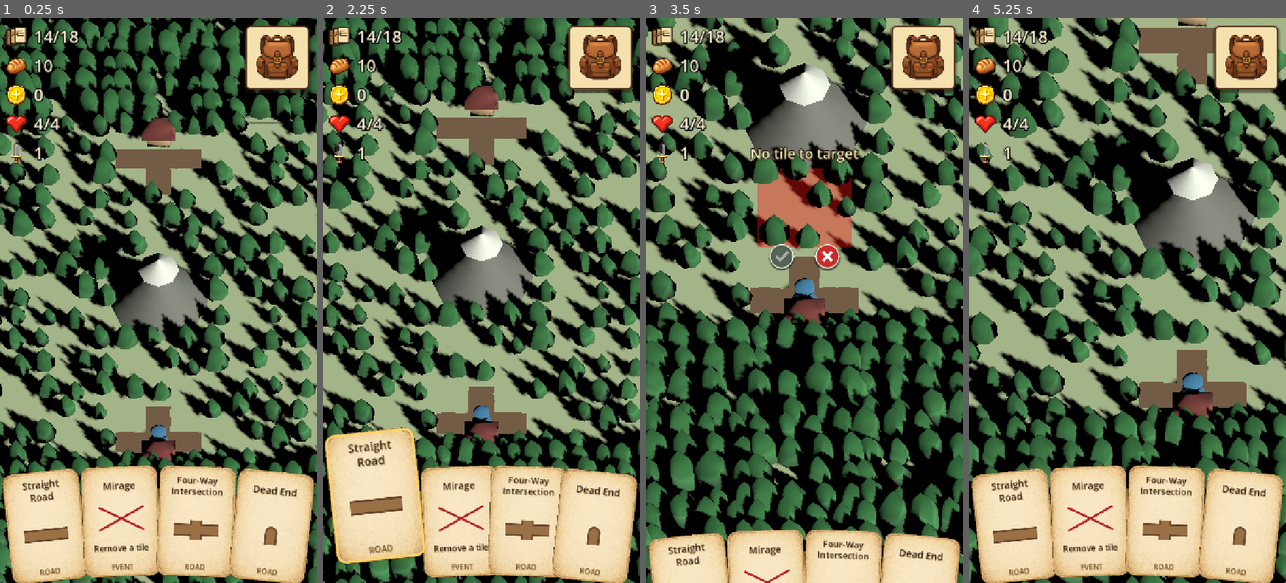
Above: before the commit, frames 1-4 (left to right).
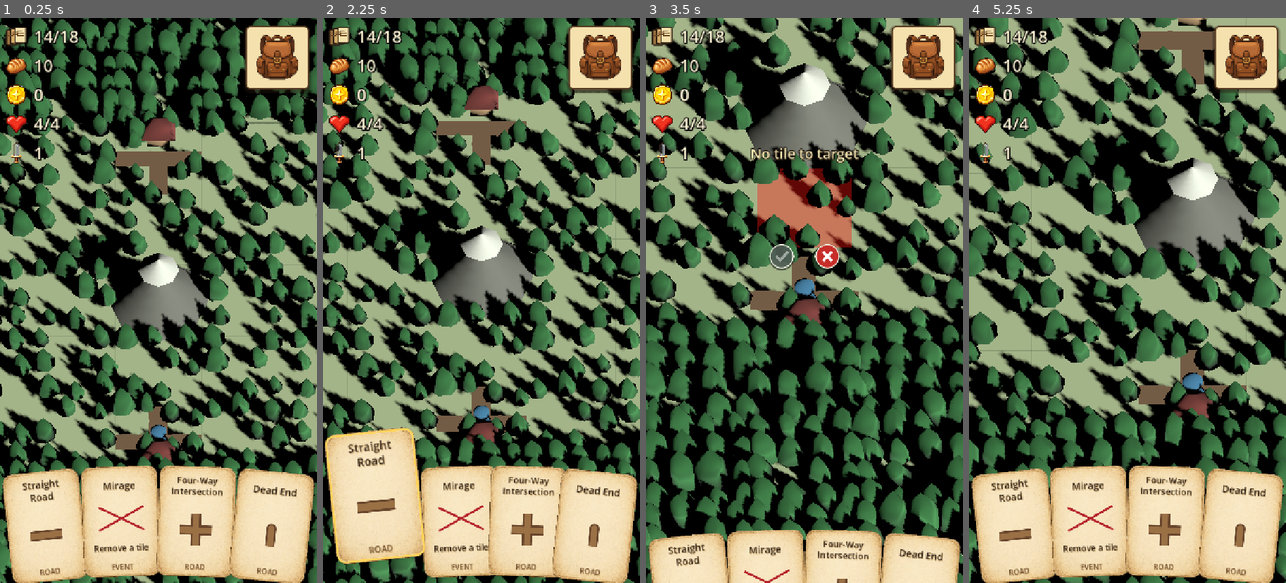
Above: after the commit, the same moments.

Repository: Reicher/The-Road-North
Game: Godot game, scene res://scenes/main.tscn
Two runs of this game, one before a commit and one after it. Both use one fixed random seed, a clock stepped at 60 frames per second and the inputs below.
Inputs (mouse positions are in pixels of both pictures, inside the frame that each line leads up to):
- Up to frame 1 (0.25 s): no input
- Up to frame 2 (2.25 s): click (367, 526) at 0.52 s; click (373, 498) at 1.27 s; click (367, 526) at 2.02 s
- Up to frame 3 (3.5 s): tap Enter (debug_complete_level) at 2.75 s; drag from (804, 509) to (836, 176) at 2.77 s
- Up to frame 4 (5.25 s): drag from (1064, 328) to (1111, 413) at 3.52 s; tap Space at 4.25 s; move the mouse to (1159, 176) at 4.27 s; click (1159, 176) at 4.42 s; click (1216, 351) at 5 s

The runs differ from the first frame. In frame 1, 4.4% of the frame differs, in the area x 7-88%, y 14-94%; in frame 2, 4.8%, in the area x 7-93%, y 7-94%; in frame 3, 3.0%; in frame 4, 4.7%.

Commit message:
Refine road art and map visuals

Diff:
--- a/assets/images/cards/card_art_road_corner.svg
+++ b/assets/images/cards/card_art_road_corner.svg
@@ -1,4 +1,4 @@
 <svg xmlns="http://www.w3.org/2000/svg" width="132" height="72" viewBox="0 0 132 72">
-  <path d="M60 14 A40 40 0 0 0 100 54" fill="none" stroke="#68452c" stroke-width="28" stroke-linecap="butt"/>
-  <path d="M60 14 A40 40 0 0 0 100 54" fill="none" stroke="#9a7045" stroke-width="20" stroke-linecap="butt"/>
+  <path d="M50 9 A43 43 0 0 0 93 52" fill="none" stroke="#68452c" stroke-width="22" stroke-linecap="butt"/>
+  <path d="M50 9 A43 43 0 0 0 93 52" fill="none" stroke="#9a7045" stroke-width="14" stroke-linecap="butt"/>
 </svg>
--- a/assets/images/cards/card_art_road_dead_end.svg
+++ b/assets/images/cards/card_art_road_dead_end.svg
@@ -1,6 +1,6 @@
 <svg xmlns="http://www.w3.org/2000/svg" width="132" height="72" viewBox="0 0 132 72">
-  <path d="M66 58 V31" fill="none" stroke="#68452c" stroke-width="28" stroke-linecap="butt"/>
-  <circle cx="66" cy="31" r="14" fill="#68452c"/>
-  <path d="M66 58 V31" fill="none" stroke="#9a7045" stroke-width="20" stroke-linecap="butt"/>
-  <circle cx="66" cy="31" r="10" fill="#9a7045"/>
+  <path d="M66 62 V21" fill="none" stroke="#68452c" stroke-width="22" stroke-linecap="butt"/>
+  <circle cx="66" cy="21" r="11" fill="#68452c"/>
+  <path d="M66 62 V21" fill="none" stroke="#9a7045" stroke-width="14" stroke-linecap="butt"/>
+  <circle cx="66" cy="21" r="7" fill="#9a7045"/>
 </svg>
--- a/assets/images/cards/card_art_road_four_way.svg
+++ b/assets/images/cards/card_art_road_four_way.svg
@@ -1,4 +1,4 @@
 <svg xmlns="http://www.w3.org/2000/svg" width="132" height="72" viewBox="0 0 132 72">
-  <path d="M16 36 H116 M66 14 V58" fill="none" stroke="#68452c" stroke-width="28" stroke-linecap="butt" stroke-linejoin="round"/>
-  <path d="M16 36 H116 M66 14 V58" fill="none" stroke="#9a7045" stroke-width="20" stroke-linecap="butt" stroke-linejoin="round"/>
+  <path d="M30 36 H102 M66 0 V72" fill="none" stroke="#68452c" stroke-width="22" stroke-linecap="butt" stroke-linejoin="round"/>
+  <path d="M30 36 H102 M66 0 V72" fill="none" stroke="#9a7045" stroke-width="14" stroke-linecap="butt" stroke-linejoin="round"/>
 </svg>
--- a/assets/images/cards/card_art_road_straight.svg
+++ b/assets/images/cards/card_art_road_straight.svg
@@ -1,4 +1,4 @@
 <svg xmlns="http://www.w3.org/2000/svg" width="132" height="72" viewBox="0 0 132 72">
-  <path d="M16 36 H116" fill="none" stroke="#68452c" stroke-width="28" stroke-linecap="butt"/>
-  <path d="M16 36 H116" fill="none" stroke="#9a7045" stroke-width="20" stroke-linecap="butt"/>
+  <path d="M30 36 H102" fill="none" stroke="#68452c" stroke-width="22" stroke-linecap="butt"/>
+  <path d="M30 36 H102" fill="none" stroke="#9a7045" stroke-width="14" stroke-linecap="butt"/>
 </svg>
--- a/assets/images/cards/card_art_road_t_junction.svg
+++ b/assets/images/cards/card_art_road_t_junction.svg
@@ -1,4 +1,4 @@
 <svg xmlns="http://www.w3.org/2000/svg" width="132" height="72" viewBox="0 0 132 72">
-  <path d="M16 44 H116 M66 14 V44" fill="none" stroke="#68452c" stroke-width="28" stroke-linecap="butt" stroke-linejoin="round"/>
-  <path d="M16 44 H116 M66 14 V44" fill="none" stroke="#9a7045" stroke-width="20" stroke-linecap="butt" stroke-linejoin="round"/>
+  <path d="M30 48 H102 M66 12 V48" fill="none" stroke="#68452c" stroke-width="22" stroke-linecap="butt" stroke-linejoin="round"/>
+  <path d="M30 48 H102 M66 12 V48" fill="none" stroke="#9a7045" stroke-width="14" stroke-linecap="butt" stroke-linejoin="round"/>
 </svg>
--- a/scripts/map_visuals.gd
+++ b/scripts/map_visuals.gd
@@ -4,6 +4,7 @@
 const GROUND_HEIGHT := 0.08
 const FOREST_PADDING_TILES := 4
 const GROUND_LIGHT_COLOR := Color(0.69, 0.76, 0.57)
+const PLAYABLE_GRID_COLOR := Color(0.30, 0.38, 0.26, 0.28)
 const PLAYABLE_BORDER_COLOR := Color(0.30, 0.38, 0.26, 0.62)
 const ModelAssets = preload("res://scripts/model_assets.gd")
 const TREE_SLOTS := [
@@ -40,6 +41,7 @@
 var _hidden_tree_cells: Dictionary = {}
 var _forest_nodes: Array[Node] = []
 var _ground_node: Node3D
+var _grid_node: Node3D
 var _border_node: Node3D
 var _cells_root: Node3D
 var _forest_root: Node3D
@@ -60,6 +62,9 @@
 	if _ground_node != null:
 		_ground_node.queue_free()
 		_ground_node = null
+	if _grid_node != null:
+		_grid_node.queue_free()
+		_grid_node = null
 	if _border_node != null:
 		_border_node.queue_free()
 		_border_node = null
@@ -71,6 +76,7 @@
 				_add_border_forest_cell(map, grid_position)
 
 	_add_playable_ground(map)
+	_add_playable_grid(map)
 	for y in map.playable_height:
 		for x in map.playable_width:
 			rebuild_cell(map, Vector2i(x, y))
@@ -140,6 +146,36 @@
 		Vector3(width * 0.5, -GROUND_HEIGHT * 0.5, height * 0.5),
 		GROUND_LIGHT_COLOR
 	)
+
+
+func _add_playable_grid(map: GameMap) -> void:
+	_grid_node = Node3D.new()
+	_grid_node.name = "PlayableGrid"
+	add_child(_grid_node)
+
+	var line_width := maxf(0.5, map.tile_size * 0.006)
+	var line_height := 0.006
+	var y := line_height * 0.5 + 0.002
+	var width := float(map.playable_width) * map.tile_size
+	var height := float(map.playable_height) * map.tile_size
+	for x in range(map.playable_width + 1):
+		var vertical_line := _add_box(
+			_grid_node,
+			"GridVertical_%d" % x,
+			Vector3(line_width, line_height, height),
+			Vector3(float(x) * map.tile_size, y, height * 0.5),
+			PLAYABLE_GRID_COLOR
+		)
+		vertical_line.cast_shadow = GeometryInstance3D.SHADOW_CASTING_SETTING_OFF
+	for z in range(map.playable_height + 1):
+		var horizontal_line := _add_box(
+			_grid_node,
+			"GridHorizontal_%d" % z,
+			Vector3(width, line_height, line_width),
+			Vector3(width * 0.5, y, float(z) * map.tile_size),
+			PLAYABLE_GRID_COLOR
+		)
+		horizontal_line.cast_shadow = GeometryInstance3D.SHADOW_CASTING_SETTING_OFF
 
 
 func _add_playable_area_border(map: GameMap) -> void:
@@ -179,7 +215,7 @@
 
 func _add_bridge(map: GameMap, parent: Node3D, rotation_steps: int) -> void:
 	var horizontal_river := posmod(rotation_steps, 2) == 0
-	var size := Vector3(map.tile_size * 0.30, 0.08, map.tile_size) if horizontal_river else Vector3(map.tile_size, 0.08, map.tile_size * 0.30)
+	var size := Vector3(map.tile_size * 0.23, 0.08, map.tile_size) if horizontal_river else Vector3(map.tile_size, 0.08, map.tile_size * 0.23)
 	_add_box(parent, "Bridge", size, Vector3(0.0, 0.09, 0.0), Color(0.55, 0.36, 0.18))
 
 
--- a/scripts/road_tile_visuals.gd
+++ b/scripts/road_tile_visuals.gd
@@ -2,25 +2,13 @@
 extends Node3D
 
 const GROUND_HEIGHT := 0.10
-const ROAD_TREE_CLEARANCE := 0.26
+const ROAD_WIDTH_RATIO := 0.21
+const ROAD_TREE_MARGIN_RATIO := 0.035
+const ROAD_TILE_TREE_COUNT := 9
 const ROAD_EDGE_SAMPLES := 6
 const ROAD_EDGE_JITTER_RATIO := 0.009
 const RoadPath = preload("res://scripts/road_path.gd")
 const ModelAssets = preload("res://scripts/model_assets.gd")
-const ROAD_TREE_SLOTS := [
-	Vector2(-0.40, -0.40),
-	Vector2(-0.12, -0.41),
-	Vector2(0.18, -0.40),
-	Vector2(0.41, -0.36),
-	Vector2(-0.42, -0.10),
-	Vector2(0.42, -0.06),
-	Vector2(-0.41, 0.20),
-	Vector2(0.41, 0.24),
-	Vector2(-0.36, 0.41),
-	Vector2(-0.06, 0.40),
-	Vector2(0.24, 0.41),
-	Vector2(0.42, 0.38),
-]
 
 var _enemy_view: EnemyView
 
@@ -45,7 +33,7 @@
 	var openings := _get_openings(definition, rotation_steps)
 	if definition != null and definition.get("road_visible") != false:
 		var road_color: Color = definition.get("road_color")
-		_draw_road(openings, tile_size, tile_size * 0.28, road_color)
+		_draw_road(openings, tile_size, tile_size * ROAD_WIDTH_RATIO, road_color)
 
 	if definition != null:
 		_draw_visual_identity(str(definition.get("visual_identity")), openings, tile_size)
@@ -272,17 +260,36 @@
 func _add_road_tile_trees(openings: Dictionary, tile_size: float) -> void:
 	var added := 0
 	var seed := _tree_layout_seed(openings, tile_size)
-	for index in ROAD_TREE_SLOTS.size():
-		var slot: Vector2 = ROAD_TREE_SLOTS[posmod(index * 5 + seed, ROAD_TREE_SLOTS.size())]
-		if _slot_touches_road(slot, openings):
+	var slots := _road_tree_slots(seed)
+	for slot in slots:
+		if _point_touches_road(slot, openings, ROAD_WIDTH_RATIO):
 			continue
 		var scale_factor := 0.70 + float(posmod(seed + added * 5, 7)) * 0.055
 		var width_factor := 0.86 + float(posmod(seed + added * 3, 5)) * 0.055
 		var rotation_y := float(posmod(seed * 13 + added * 71, 360))
 		_add_tree(tile_size, Vector3(slot.x * tile_size, 0.0, slot.y * tile_size), scale_factor, width_factor, rotation_y)
 		added += 1
-		if added >= 6:
+		if added >= ROAD_TILE_TREE_COUNT:
 			return
+
+
+func _road_tree_slots(seed: int) -> Array[Vector2]:
+	var slots: Array[Vector2] = []
+	var columns := 7
+	var spacing := 0.14
+	for row in columns:
+		for column in columns:
+			var slot_index := row * columns + column
+			var jitter_x := (float(posmod(seed + slot_index * 37, 9)) - 4.0) * 0.006
+			var jitter_y := (float(posmod(seed + slot_index * 53, 9)) - 4.0) * 0.006
+			slots.append(Vector2(
+				-0.42 + float(column) * spacing + jitter_x,
+				-0.42 + float(row) * spacing + jitter_y
+			))
+	var ordered: Array[Vector2] = []
+	for index in slots.size():
+		ordered.append(slots[posmod(index * 17 + seed, slots.size())])
+	return ordered
 
 
 func _tree_layout_seed(openings: Dictionary, tile_size: float) -> int:
@@ -296,24 +303,23 @@
 	return seed
 
 
-func _slot_touches_road(slot: Vector2, openings: Dictionary) -> bool:
-	if absf(slot.x) < ROAD_TREE_CLEARANCE and absf(slot.y) < ROAD_TREE_CLEARANCE:
+func _point_touches_road(point: Vector2, openings: Dictionary, width_ratio: float) -> bool:
+	var half_width := width_ratio * 0.5 + ROAD_TREE_MARGIN_RATIO
+	if RoadPath.is_corner(openings):
+		var centerline := RoadPath.get_centerline(openings, 1.0)
+		for index in range(centerline.size() - 1):
+			if Geometry2D.get_closest_point_to_segment(point, centerline[index], centerline[index + 1]).distance_to(point) <= half_width:
+				return true
+		return false
+	if absf(point.x) <= half_width and absf(point.y) <= half_width:
 		return true
-	if openings.get("north", false) == true and openings.get("east", false) == true and slot.x > 0.16 and slot.y < -0.16:
+	if openings.get("north", false) == true and point.y <= 0.0 and absf(point.x) <= half_width:
 		return true
-	if openings.get("east", false) == true and openings.get("south", false) == true and slot.x > 0.16 and slot.y > 0.16:
+	if openings.get("south", false) == true and point.y >= 0.0 and absf(point.x) <= half_width:
 		return true
-	if openings.get("south", false) == true and openings.get("west", false) == true and slot.x < -0.16 and slot.y > 0.16:
+	if openings.get("east", false) == true and point.x >= 0.0 and absf(point.y) <= half_width:
 		return true
-	if openings.get("north", false) == true and openings.get("west", false) == true and slot.x < -0.16 and slot.y < -0.16:
-		return true
-	if openings.get("north", false) == true and slot.y < ROAD_TREE_CLEARANCE and absf(slot.x) < ROAD_TREE_CLEARANCE:
-		return true
-	if openings.get("south", false) == true and slot.y > -ROAD_TREE_CLEARANCE and absf(slot.x) < ROAD_TREE_CLEARANCE:
-		return true
-	if openings.get("east", false) == true and slot.x > -ROAD_TREE_CLEARANCE and absf(slot.y) < ROAD_TREE_CLEARANCE:
-		return true
-	if openings.get("west", false) == true and slot.x < ROAD_TREE_CLEARANCE and absf(slot.y) < ROAD_TREE_CLEARANCE:
+	if openings.get("west", false) == true and point.x <= 0.0 and absf(point.y) <= half_width:
 		return true
 	return false
 
--- a/tests/test_hand.gd
+++ b/tests/test_hand.gd
@@ -101,6 +101,11 @@
 		var road_art := card.call("_card_art_texture") as Texture2D
 		_assert(road_art != null, "Expected every normal road type to have dedicated card art")
 		_assert(road_art.get_size() == Vector2(132.0, 72.0), "Expected road art to use the shared centered card-art canvas")
+		var opaque_bounds := _opaque_bounds(road_art.get_image())
+		_assert(opaque_bounds.get_center().distance_to(road_art.get_size() * 0.5) <= 2.0, "Expected %s art to be centered on its canvas; got %s" % [card.title, opaque_bounds])
+		_assert(maxf(opaque_bounds.size.x, opaque_bounds.size.y) >= 50.0, "Expected %s art to have clearly extended road arms; got %s" % [card.title, opaque_bounds])
+	var four_way_bounds := _opaque_bounds((hand.cards[3].call("_card_art_texture") as Texture2D).get_image())
+	_assert(absf(four_way_bounds.size.x - four_way_bounds.size.y) <= 2.0, "Expected four-way road arms to be symmetrical; got %s" % four_way_bounds)
 	_assert(title_label.offset_bottom < focused_card.get_card_art_rect().position.y, "Expected two-line card titles to stay above the card art")
 	_assert(focused_card.get_card_art_rect().size.y > CardView.NO_DETAIL_ART_RECT.size.y, "Expected larger cards to scale up their road art")
 	var card_scale_y: float = focused_card.size.y / CardView.BASE_CARD_SIZE.y
@@ -232,6 +237,20 @@
 	quit(1)
 
 
+func _opaque_bounds(image: Image) -> Rect2:
+	var minimum := Vector2i(image.get_width(), image.get_height())
+	var maximum := Vector2i(-1, -1)
+	for y in image.get_height():
+		for x in image.get_width():
+			if image.get_pixel(x, y).a <= 0.5:
+				continue
+			minimum.x = mini(minimum.x, x)
+			minimum.y = mini(minimum.y, y)
+			maximum.x = maxi(maximum.x, x)
+			maximum.y = maxi(maximum.y, y)
+	return Rect2(minimum, maximum - minimum + Vector2i.ONE)
+
+
 func _touch_event(index: int, position: Vector2, pressed: bool) -> InputEventScreenTouch:
 	var event := InputEventScreenTouch.new()
 	event.index = index
--- a/tests/test_level_scene.gd
+++ b/tests/test_level_scene.gd
@@ -41,6 +41,11 @@
 	var playable_ground := map_visuals.get_node_or_null("PlayableGround/Ground") as MeshInstance3D
 	_assert(playable_ground != null, "Expected map visuals to use one continuous playable ground surface")
 	_assert((playable_ground.material_override as StandardMaterial3D).albedo_texture == null, "Expected playable ground to use a clean solid color")
+	var playable_grid := map_visuals.get_node_or_null("PlayableGrid")
+	_assert(playable_grid != null, "Expected map visuals to show a thin grid over the playable ground")
+	_assert(playable_grid.get_child_count() == map.playable_width + map.playable_height + 2, "Expected the playable grid to mark every tile boundary")
+	var grid_line := playable_grid.get_child(0) as MeshInstance3D
+	_assert((grid_line.mesh as BoxMesh).size.x < map.tile_size * 0.01, "Expected playable grid lines to stay very thin")
 	_assert(map_visuals.get_node_or_null("PlayableAreaBorder") != null, "Expected map visuals to keep a thin playable area outline")
 	_assert(map_visuals.get_node_or_null("Cells/Cell_0_0/Ground") == null, "Expected playable cells not to render internal grid ground tiles")
 	var playable_forest_cell := map_visuals.get_node("Cells/Cell_0_0")
--- a/tests/test_roads.gd
+++ b/tests/test_roads.gd
@@ -5,6 +5,7 @@
 const STRAIGHT := preload("res://data/road_straight.tres")
 const CORNER := preload("res://data/road_corner.tres")
 const T_JUNCTION := preload("res://data/road_t_junction.tres")
+const FOUR_WAY := preload("res://data/road_four_way.tres")
 
 
 func _initialize() -> void:
@@ -27,6 +28,16 @@
 	_assert(map.get_tile(Vector2i(4, 4)) != null, "Expected map to store logical tile data")
 	_assert(roads.get_visual_tile(Vector2i(4, 4)) != null, "Expected roads to spawn visual tile")
 	_assert(roads.get_visual_tile(Vector2i(4, 4)).position == map.grid_to_world(Vector2i(4, 4)), "Expected visual tile to align to grid center")
+	var straight_visuals := roads.get_visual_tile(Vector2i(4, 4)).get_node("Visuals") as RoadTileVisuals
+	_assert(not straight_visuals.call("_point_touches_road", Vector2(0.15, -0.40), STRAIGHT.get_rotated_openings(0), 0.21), "Expected trees to fit close beside narrow roads")
+	_assert(straight_visuals.call("_point_touches_road", Vector2(0.10, -0.40), STRAIGHT.get_rotated_openings(0), 0.21), "Expected trees not to be placed on roads")
+	await process_frame
+	var road_trees := straight_visuals.get_children().filter(func(child: Node) -> bool: return child.name != "RoadCenter")
+	_assert(road_trees.size() == 9, "Expected placed road tiles to refill all available grass with trees")
+	var closest_tree_edge_distance := 1.0
+	for tree in road_trees:
+		closest_tree_edge_distance = minf(closest_tree_edge_distance, absf((tree as Node3D).position.x / map.tile_size) - 0.105)
+	_assert(closest_tree_edge_distance < 0.07, "Expected at least one tree to stand close to the road edge")
 
 	_assert(roads.place_tile(Vector2i(4, 3), STRAIGHT, 0), "Expected matching north/south connection to place")
 	_assert(not roads.place_tile(Vector2i(5, 4), STRAIGHT, 1), "Expected invalid east/west mismatch to be rejected")
@@ -56,6 +67,10 @@
 	var goal_connections: Dictionary = map.get_tile(Vector2i(4, 0))["connections"]
 	_assert(start_connections["north"] == true and start_connections["south"] == false, "Expected start opening to face inward")
 	_assert(goal_connections["south"] == true and goal_connections["north"] == false, "Expected goal opening to face inward")
+	var junction_visuals := roads.get_visual_tile(Vector2i(4, 8)).get_node("Visuals") as RoadTileVisuals
+	var junction_mesh: ArrayMesh = junction_visuals.call("_build_road_mesh", FOUR_WAY.get_rotated_openings(0), map.tile_size, map.tile_size * 0.21, 0.0)
+	_assert(junction_mesh.get_aabb().size.x >= map.tile_size * 0.99 and junction_mesh.get_aabb().size.z >= map.tile_size * 0.99, "Expected four-way road arms to reach every tile edge without appearing compressed")
+	_assert(not junction_visuals.call("_point_touches_road", Vector2(0.14, 0.14), FOUR_WAY.get_rotated_openings(0), 0.21), "Expected four-way junctions not to add a large square road center")
 
 	quit()
 
Not shown, changed: docs/design.md
